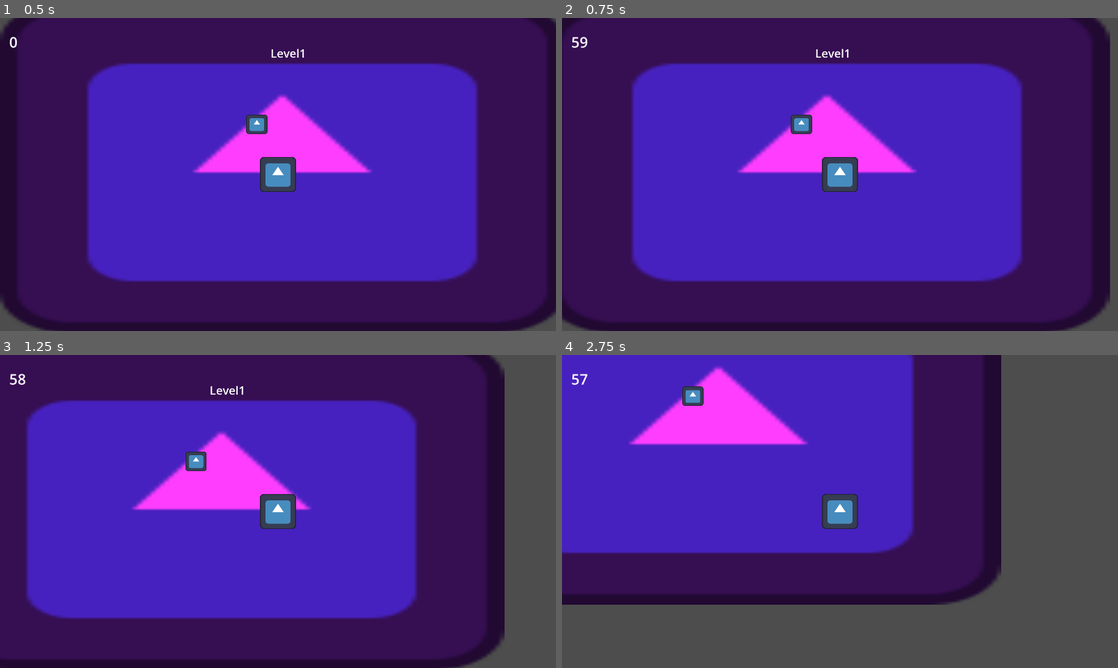
Above: before the commit, frames 1-4 (two rows, left to right).
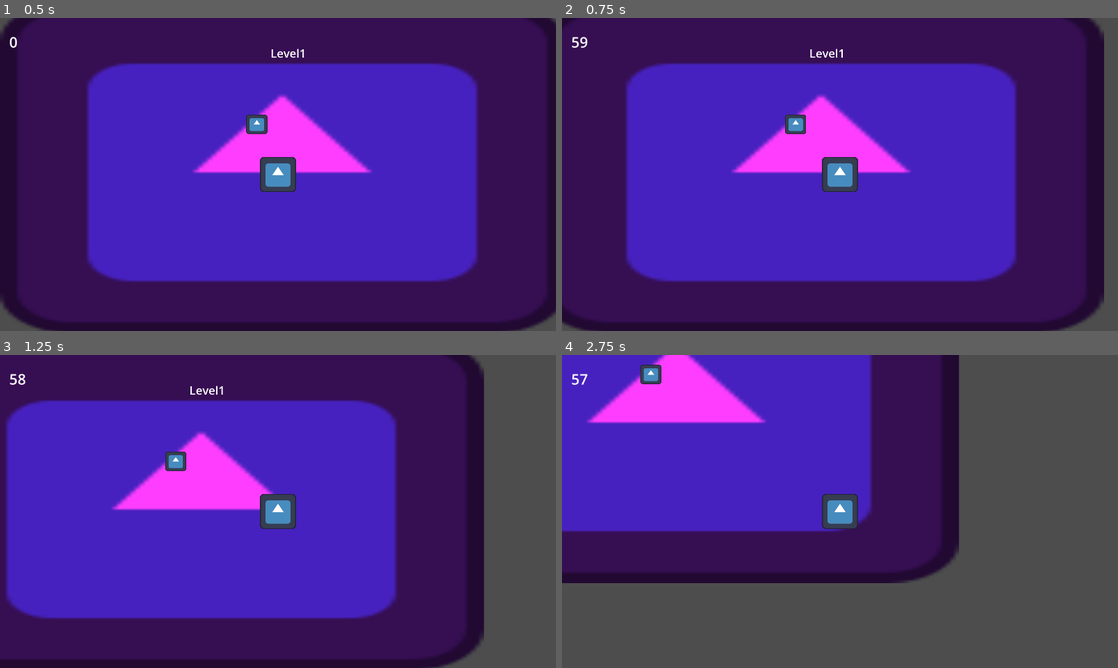
Above: after the commit, the same moments.

Repository: LitaDev-nsfw/gmtk25
Game: Godot game, scene res://scenes/game.tscn
Same seed, same stepped clock (60 frames per second), same inputs: the game is played once before the commit and once after it. The engine's default icon, where the game draws it, is replaced by a stand-in: a white triangle on a blue panel in a dark square.
Inputs (mouse positions are in pixels of both pictures, inside the frame that each line leads up to):
- Up to frame 1 (0.5 s): no input
- Up to frame 2 (0.75 s): tap Enter at 0.5 s; move the mouse to (962, 158) at 0.52 s; hold Right (ui_right) from 0.53 s (still down); hold E (interact) from 0.53 s (still down); click (962, 158) at 0.67 s
- Up to frame 3 (1.25 s): keep holding Right (ui_right); keep holding E (interact)
- Up to frame 4 (2.75 s): move the mouse to (728, 527) at 1.27 s; release Right (ui_right) at 1.28 s; release E (interact) at 1.28 s; hold Down (ui_down) 1.28-2.03 s; tap E (interact) at 1.35 s; click (728, 527) at 1.42 s; move the mouse to (895, 442) at 2.02 s; hold Right (ui_right) from 2.03 s (still down); hold E (interact) from 2.03 s (still down); click (895, 442) at 2.17 s

Frame 1 is identical in both runs. In frame 2, 5.2% of the frame differs, in the area x 0-99%, y 0-100%; in frame 3, 15%; in frame 4, 30%, in the area x 0-79%, y 0-80%.

Commit message:
added audio and scene transitions

Diff:
--- a/gmtk25/player.gd
+++ /dev/null
@@ -1,31 +0,0 @@
-extends CharacterBody2D
-class_name Player
-const SPEED = 300.0
-
-func _physics_process(delta: float) -> void:
-	var direction := Input.get_axis("ui_left", "ui_right")
-	var direction_y := Input.get_axis("ui_up", "ui_down")
-
-	if direction and direction_y:
-		velocity.x = velocity.x / 2
-		velocity.y = velocity.y / 2
-
-	if direction:
-		velocity.x = direction * SPEED
-	else:
-		velocity.x = move_toward(velocity.x, 0, SPEED)
-
-	if direction_y:
-		velocity.y = direction_y * SPEED
-	else:
-		velocity.y = move_toward(velocity.y, 0, SPEED)
-
-	move_and_slide()
-
-# do some animation?
-func _on_area_2d_area_entered(area: Area2D) -> void:
-	pass
-
-func reset_pos() -> void:
-	var tween = create_tween()
-	tween.tween_property(self, "position", Vector2(150, 150), 0.5)
--- a/gmtk25/scenes/game.tscn
+++ b/gmtk25/scenes/game.tscn
@@ -69,4 +69,23 @@
 [node name="LoopSound" type="AudioStreamPlayer" parent="Audio"]
 bus = &"SFX"
 
+[node name="WrongLevel" type="AudioStreamPlayer" parent="Audio"]
+bus = &"SFX"
+
+[node name="CorrectLevel" type="AudioStreamPlayer" parent="Audio"]
+bus = &"SFX"
+
+[node name="Transition" type="Node" parent="."]
+
+[node name="ColorRect" type="ColorRect" parent="Transition"]
+modulate = Color(1, 1, 1, 0)
+anchors_preset = 15
+anchor_right = 1.0
+anchor_bottom = 1.0
+grow_horizontal = 2
+grow_vertical = 2
+mouse_filter = 2
+mouse_force_pass_scroll_events = false
+color = Color(0, 0, 0, 1)
+
 [connection signal="timeout" from="UI/Timer" to="." method="_on_timer_timeout"]
--- a/gmtk25/scenes/level_1.tscn
+++ b/gmtk25/scenes/level_1.tscn
@@ -33,3 +33,4 @@
 position = Vector2(1744, 947)
 
 [connection signal="change_level" from="Puzzle" to="." method="_change_level"]
+[connection signal="repeat_level" from="Puzzle" to="." method="_repeat_level"]
--- a/gmtk25/scenes/player.tscn
+++ b/gmtk25/scenes/player.tscn
@@ -1,6 +1,6 @@
 [gd_scene load_steps=5 format=3 uid="uid://hbhc16eqvpv2"]
 
-[ext_resource type="Script" uid="uid://cw1okpj8i6w2b" path="res://player.gd" id="1_3vyb7"]
+[ext_resource type="Script" uid="uid://cw1okpj8i6w2b" path="res://scripts/player.gd" id="1_3vyb7"]
 [ext_resource type="Texture2D" uid="uid://uaifruwo5cx0" path="res://icon.svg" id="2_g2els"]
 
 [sub_resource type="CircleShape2D" id="CircleShape2D_g2els"]
--- a/gmtk25/scripts/game.gd
+++ b/gmtk25/scripts/game.gd
@@ -5,42 +5,45 @@
 var level3 : PackedScene = preload("res://scenes/level_3.tscn")
 var level4 : PackedScene = preload("res://scenes/level_4.tscn")
 @onready var level_1: Level = $Level1
-
 @onready var player: Player = $Player
 @onready var timer: Timer = $UI/Timer
+@onready var color_rect: ColorRect = $Transition/ColorRect
+#audio
+@onready var wrong_level: AudioStreamPlayer = $Audio/WrongLevel
+@onready var correct_level: AudioStreamPlayer = $Audio/CorrectLevel
+@onready var loop_sound: AudioStreamPlayer = $Audio/LoopSound
 @onready var background_music: AudioStreamPlayer = $Audio/BackgroundMusic
-@onready var loop_sound: AudioStreamPlayer = $Audio/LoopSound
 
 func _ready() -> void:
 	level_1.connect("change_level", _on_player_change_level)
+	level_1.connect("repeat_level", _repeat_level)
 	level_1.connect("add_time_to_loop", update_loop_time)
 
 func _on_player_change_level() -> void:
 	var current_level = find_level()
 	var current_level_name = current_level.name
 	if current_level:
-		remove_child(current_level)
-		current_level.queue_free()
-		var level_node : Level = null
+		var next_level : Level = null
 
 		# there will be special logic in some cases, ie, go from lvl2 to lvl2 again.
 		match (current_level_name):
 			"Level1":
-				level_node = create_next_level(level2)
+				next_level = create_next_level(level2)
 			"Level2":
-				level_node = create_next_level(level3)
+				next_level = create_next_level(level3)
 			"Level3":
-				level_node = create_next_level(level4)
+				next_level = create_next_level(level4)
 			"Level4":
-				level_node = create_next_level(level1)
+				next_level = create_next_level(level1)
 
-		if level_node:
-			call_deferred("add_child", level_node)
-			player.reset_pos()
+		if next_level != null:
+			transition(next_level, current_level)
+			correct_level.play()
 
 func create_next_level(level_scene : PackedScene) -> Level:
 	var level : Level = level_scene.instantiate()
 	level.connect("change_level", _on_player_change_level)
+	level.connect("repeat_level", _repeat_level)
 	level.connect("add_time_to_loop", update_loop_time)
 	return level
 
@@ -51,18 +54,57 @@
 func is_level(el: Node) -> bool:
 	return el.name.contains("Level")
 
+# loop has ended
 func _on_timer_timeout() -> void:
 	# TODO, this will get more complicated as we add more puzzles because we may need to reset some variables later.
-	var current_level = find_level()
+	var current_level : Node = find_level()
 	if current_level:
 		remove_child(current_level)
 		current_level.queue_free()
 
-	var level_node = level1.instantiate()
-	level_node.name = "Level1"
-	call_deferred("add_child", level_node)
-	player.reset_pos()
+	var next_level = level1.instantiate()
+	next_level.name = "Level1"
+	transition(next_level, current_level)
 	loop_sound.play()
 
 func update_loop_time(added_time : int) -> void:
 	timer.wait_time += added_time # TODO, this will only add time to the total timer, the current loop wont be affected
+
+func _repeat_level() -> void:
+	var current_level : Node = find_level()
+	var current_level_name = current_level.name
+	if current_level:
+		var next_level : Level = null
+
+		match (current_level_name):
+			"Level1":
+				next_level = create_next_level(level1)
+			"Level2":
+				next_level = create_next_level(level1)
+			"Level3":
+				next_level = create_next_level(level2)
+			"Level4":
+				next_level = create_next_level(level2)
+
+		if next_level != null:
+			transition(next_level, current_level)
+			wrong_level.play()
+
+func transition(next_level : Node, current_level : Node):
+	var tween = create_tween().set_parallel()
+	tween.tween_property(color_rect, "modulate", Color.BLACK, 2)
+	tween.tween_property(color_rect, "scale", Vector2(5,5), 2)
+	tween.tween_property(color_rect, "position", Vector2(-1000, -1000), 1.5)
+	await tween.finished
+
+	player.reset_pos()
+	call_deferred("add_child", next_level)
+	remove_child(current_level)
+	current_level.queue_free()
+	await get_tree().create_timer(0.5).timeout
+	color_rect.position = Vector2(0,0)
+	tween = create_tween().set_parallel()
+	tween.tween_property(color_rect, "modulate", Color.TRANSPARENT, 1.5)
+	tween.tween_property(color_rect, "scale", Vector2(1,1), 1.5)
+
+	await tween.finished
--- a/gmtk25/scripts/level.gd
+++ b/gmtk25/scripts/level.gd
@@ -2,6 +2,7 @@
 class_name Level
 
 signal change_level
+signal repeat_level
 signal add_time_to_loop
 @onready var label : Label = $Label
 
@@ -17,3 +18,7 @@
 # called by each levels puzzle
 func _change_level() -> void:
 	change_level.emit() # will be recieved by game.gd
+
+# called by each levels puzzle
+func _repeat_level() -> void:
+	repeat_level.emit() # will be recieved by game.gd
--- a/gmtk25/scripts/number_lock.gd
+++ b/gmtk25/scripts/number_lock.gd
@@ -1,8 +1,10 @@
 extends Node2D
 
 var combination = 3421
+var wrong_combination = 4444
 
 signal puzzle_solved
+signal loop_level
 
 func _ready() -> void:
 	var it : int = 1
@@ -17,3 +19,5 @@
 
 	if str == str(combination):
 		puzzle_solved.emit()
+	elif str == str(wrong_combination):
+		loop_level.emit()
--- a/gmtk25/scripts/paiting.gd
+++ b/gmtk25/scripts/paiting.gd
@@ -1,6 +1,7 @@
 extends Node2D
 
 signal puzzle_solved
+signal loop_level
 @onready var first_sprite: Sprite2D = $FirstSprite
 @onready var second_sprite: Sprite2D = $SecondSprite
 
--- /dev/null
+++ b/gmtk25/scripts/player.gd
@@ -0,0 +1,31 @@
+extends CharacterBody2D
+class_name Player
+const SPEED = 400.0
+
+func _physics_process(delta: float) -> void:
+	var direction := Input.get_axis("ui_left", "ui_right")
+	var direction_y := Input.get_axis("ui_up", "ui_down")
+
+	if direction and direction_y:
+		velocity.x = velocity.x / 2
+		velocity.y = velocity.y / 2
+
+	if direction:
+		velocity.x = direction * SPEED
+	else:
+		velocity.x = move_toward(velocity.x, 0, SPEED)
+
+	if direction_y:
+		velocity.y = direction_y * SPEED
+	else:
+		velocity.y = move_toward(velocity.y, 0, SPEED)
+
+	move_and_slide()
+
+# do some animation?
+func _on_area_2d_area_entered(area: Area2D) -> void:
+	pass
+
+func reset_pos() -> void:
+	var tween = create_tween()
+	tween.tween_property(self, "position", Vector2(150, 150), 0.5)
--- a/gmtk25/scripts/puzzle.gd
+++ b/gmtk25/scripts/puzzle.gd
@@ -3,6 +3,7 @@
 @export var puzzle : PackedScene
 @onready var canvas_layer: CanvasLayer = $CanvasLayer
 signal change_level
+signal repeat_level
 
 func _ready() -> void:
 	if puzzle != null:
@@ -11,6 +12,8 @@
 		get_viewport().get_visible_rect().size
 		puzzle_scene.position = get_viewport().get_visible_rect().size / 2
 		puzzle_scene.connect("puzzle_solved", _change_level)
+		puzzle_scene.connect("loop_level", _repeat_level)
+
 		canvas_layer.add_child(puzzle_scene)
 		canvas_layer.get_child(0).hide()
 
@@ -22,3 +25,6 @@
 
 func _change_level():
 	change_level.emit()
+
+func _repeat_level():
+	repeat_level.emit()
Not shown, added: gmtk25/assets/audio/music/GMTK Spooks.wav.import
Not shown, added: gmtk25/assets/audio/music/musica de corno 2.0 tesa.mp3.import
Not shown, added: gmtk25/assets/audio/music/musica de corno.mp3.import
Not shown, added: gmtk25/assets/audio/sfx/Loop 1.wav.import
Not shown, added: gmtk25/assets/audio/sfx/Loop 2.wav.import
Not shown, added: gmtk25/assets/audio/sfx/loop end idea.wav.import
Renamed: gmtk25/player.gd.uid -> gmtk25/scripts/player.gd.uid
Not shown, added: gmtk25/assets/audio/music/GMTK Spooks.wav
Not shown, added: gmtk25/assets/audio/music/musica de corno 2.0 tesa.mp3
Not shown, added: gmtk25/assets/audio/music/musica de corno.mp3
Not shown, added: gmtk25/assets/audio/sfx/Loop 1.wav
Not shown, added: gmtk25/assets/audio/sfx/Loop 2.wav
(and 1 more such lines)
